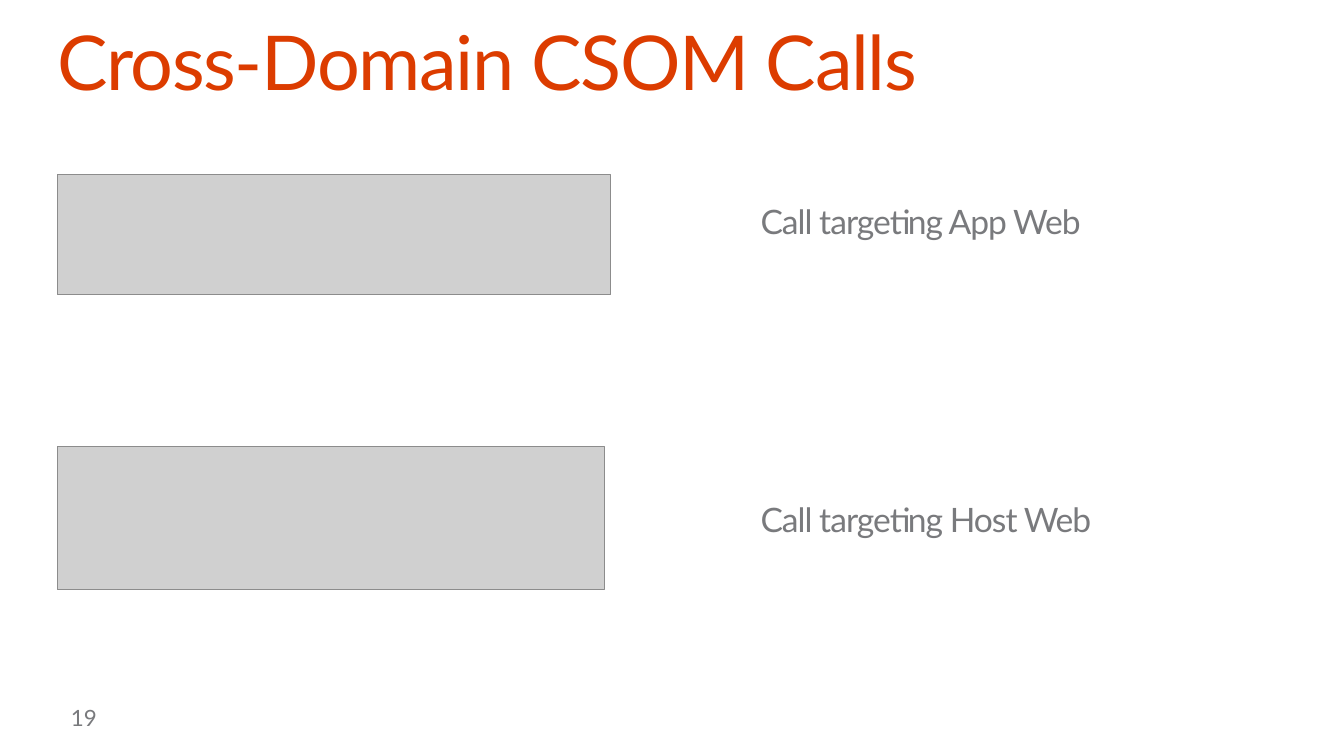
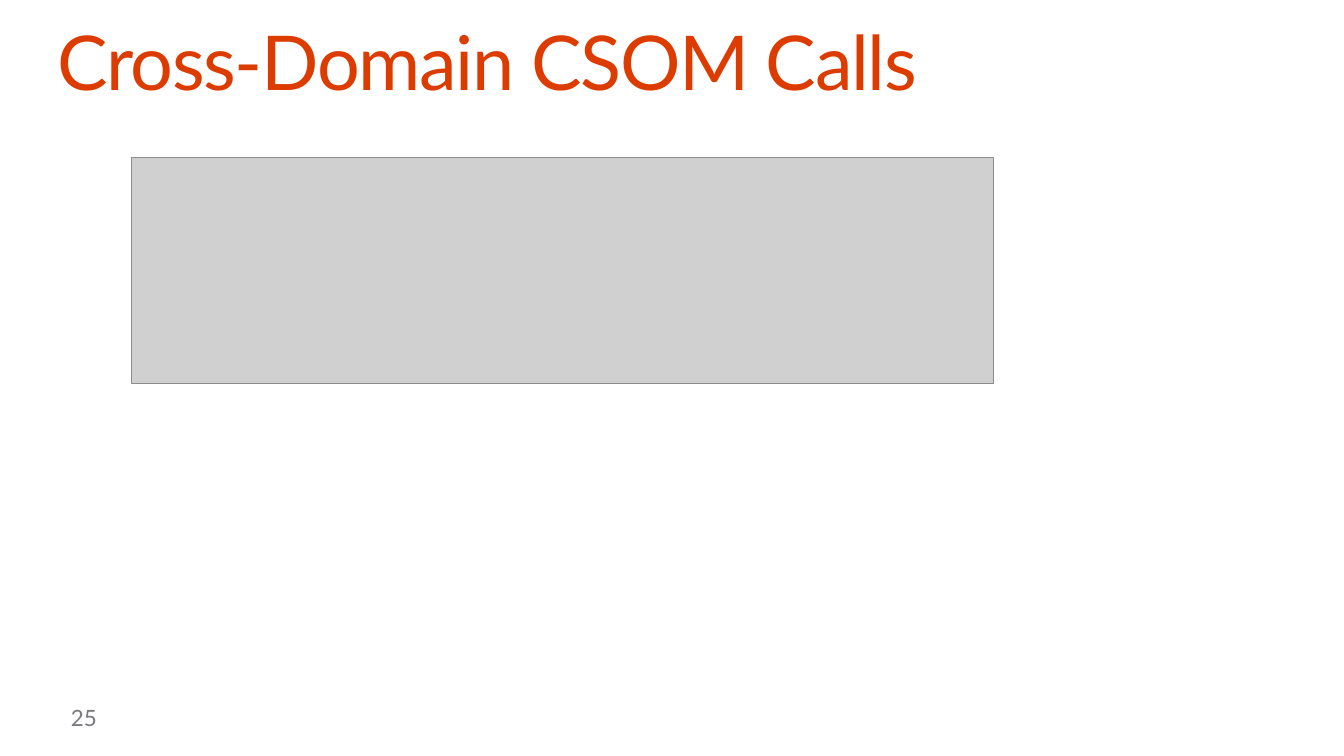
Before and after one commit to OfficeDev/TrainingContent, a slide deck: slide 25 of O3652-5 Deep Dive into SharePoint Hosted Apps/O3652-5 Deep Dive into SharePoint Hosted Apps.pptx (slide 19 before the commit). Drawn at 1344x756 pixels with LibreOffice and Linux fonts; fonts in the diff are those of the drawing; grey boxes stand for pictures; background and template pictures are left out. Boxes give left, top, right and bottom in pixels: in the first picture for what was removed or moved away, otherwise in the second. Text is boxed around its words. In the diff, an @@ line names an element or a change of style, - is before the commit and + after.

```diff
--- a/O3652-5 Deep Dive into SharePoint Hosted Apps/O3652-5 Deep Dive into SharePoint Hosted Apps.pptx
+++ b/O3652-5 Deep Dive into SharePoint Hosted Apps/O3652-5 Deep Dive into SharePoint Hosted Apps.pptx
@@ picture removed at (57, 174, 611, 294) @@
@@ picture: place and size @@
-picture at (57, 447, 605, 591)
+picture at (132, 157, 993, 383)
@@ text removed at (761, 209, 1081, 240) @@
-Call targeting App Web
@@ text removed at (761, 507, 1092, 538) @@
-Call targeting Host Web
@@ page number at (71, 710, 97, 726): text changed @@
-19
+25
```
Also in this commit, not shown: 7 other slides changed, 13 slides added, 14 slides removed.
